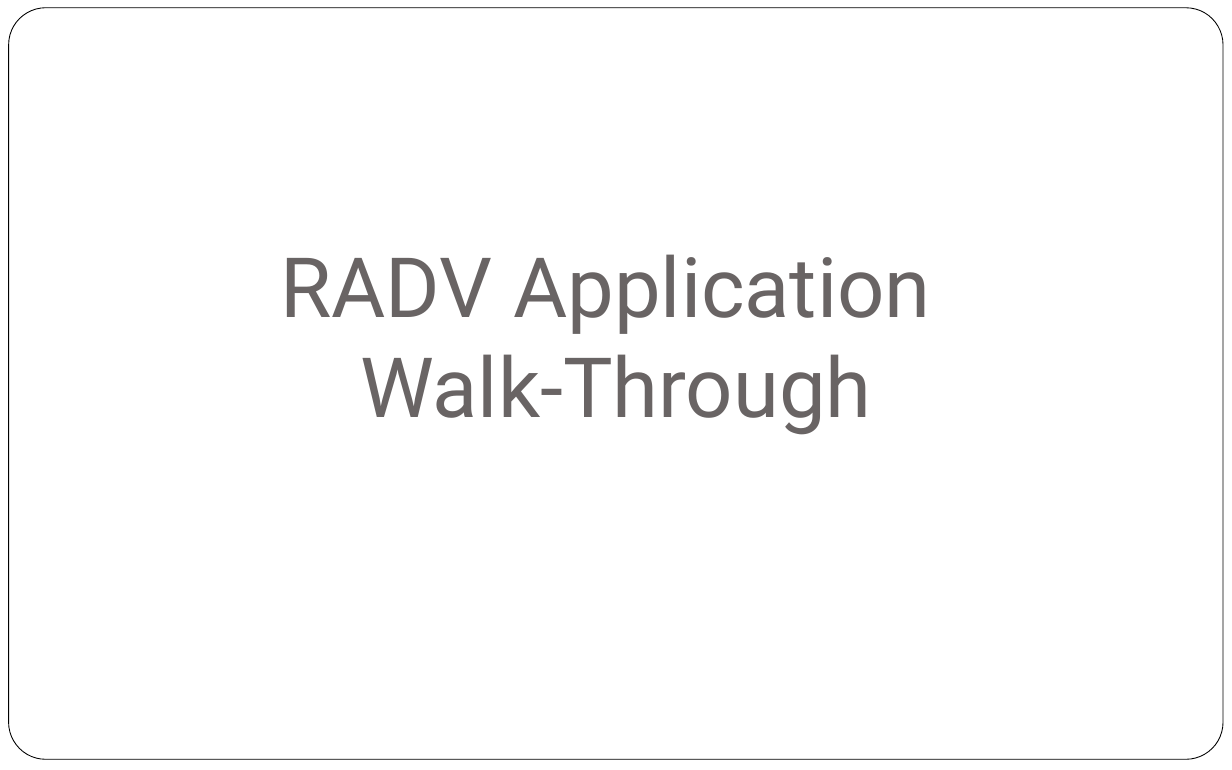
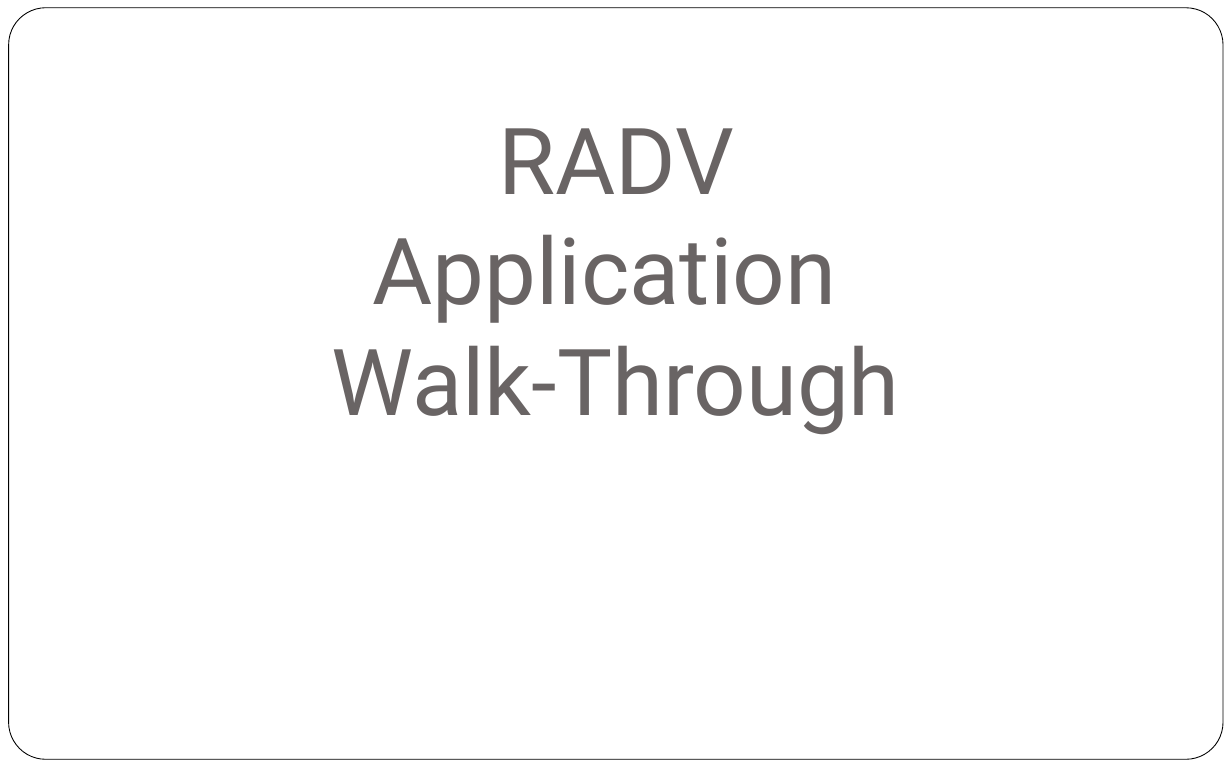
Before and after one commit to AnjaGuillory/FHIRED_Up, a slide deck: slide 6 of Team Deliverable 4/Final Project - FHIRed Up.pptx (slide 5 before the commit). Drawn at 1232x770 pixels with LibreOffice and Linux fonts; fonts in the diff are those of the drawing. Boxes give left, top, right and bottom in pixels: in the first picture for what was removed or moved away, otherwise in the second. Text is boxed around its words. In the diff, an @@ line names an element or a change of style, - is before the commit and + after.

```diff
--- a/Team Deliverable 4/Final Project - FHIRed Up.pptx
+++ b/Team Deliverable 4/Final Project - FHIRed Up.pptx
@@ title "RADV Application Walk-Through" at (x1=332, y1=128, x2=900, y2=434): size 48.6 to 54 pt @@
```
Also in this commit, not shown: 3 other slides changed, 2 slides added, 1 slide removed, 1 other file.
